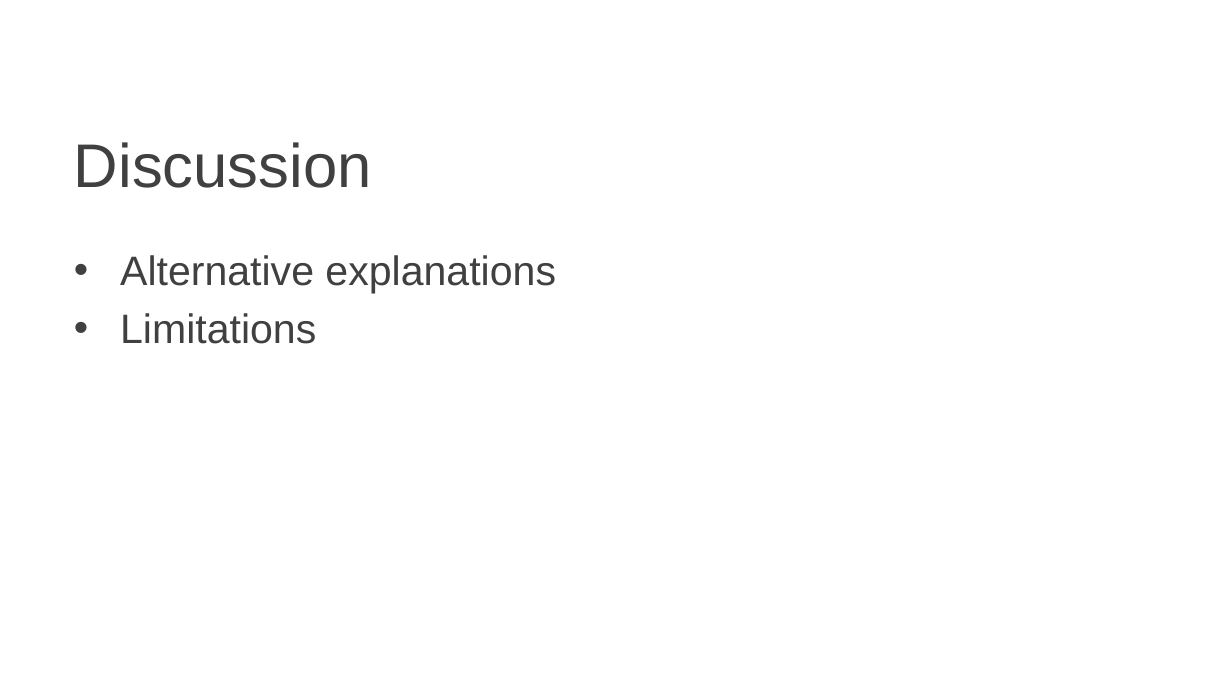
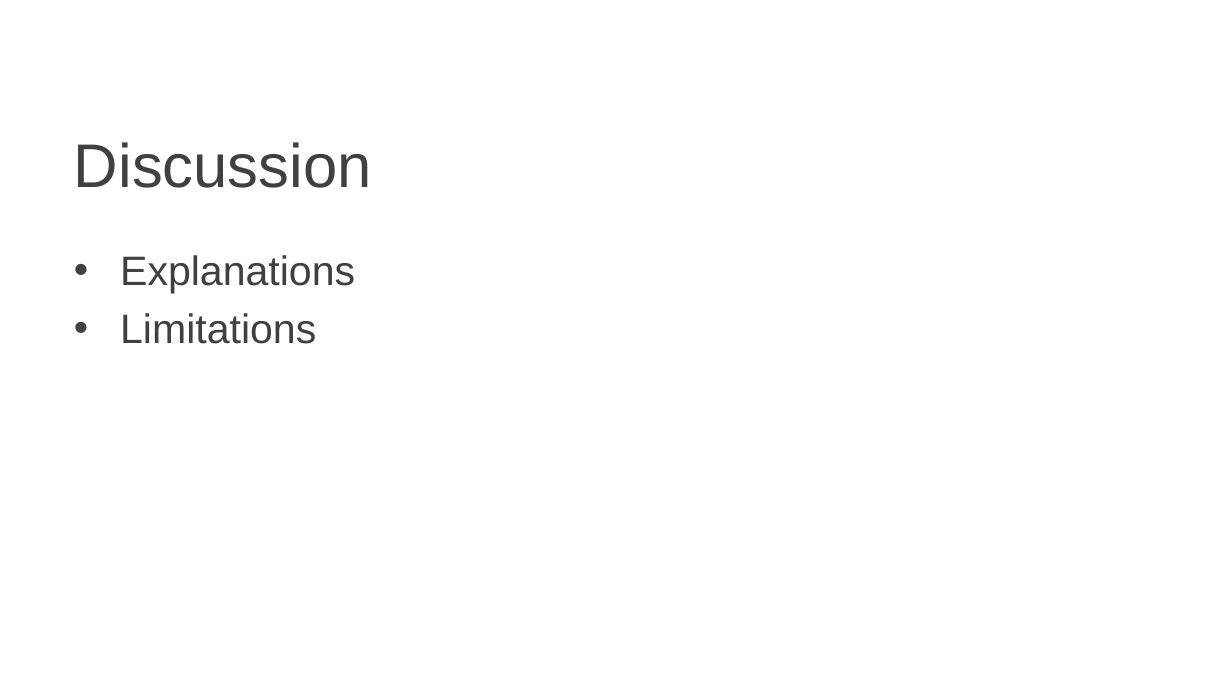
Before and after one commit to markchand/Money-in-Politics, a slide deck: slide 12 of SPSA (Working).pptx. Drawn at 1232x693 pixels with LibreOffice and Linux fonts; fonts in the diff are those of the drawing; background and template pictures are left out. Boxes give left, top, right and bottom in pixels: in the first picture for what was removed or moved away, otherwise in the second. Text is boxed around its words. In the diff, an @@ line names an element or a change of style, - is before the commit and + after.

```diff
--- a/SPSA (Working).pptx
+++ b/SPSA (Working).pptx
@@ text at bbox=[120, 255, 355, 294]: text changed @@
-• Alternative explanations
+• Explanations
```
Also in this commit, not shown: 5 other slides changed.
